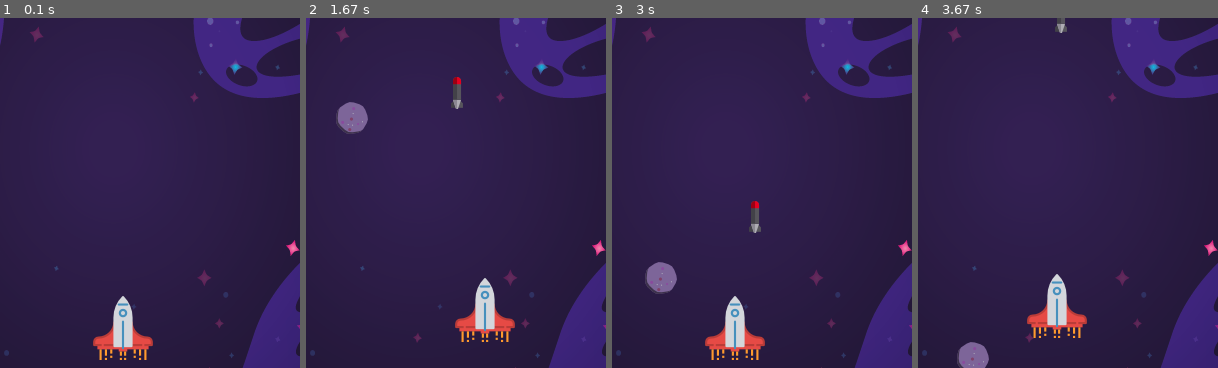
Above: before the commit, frames 1-4 (left to right).
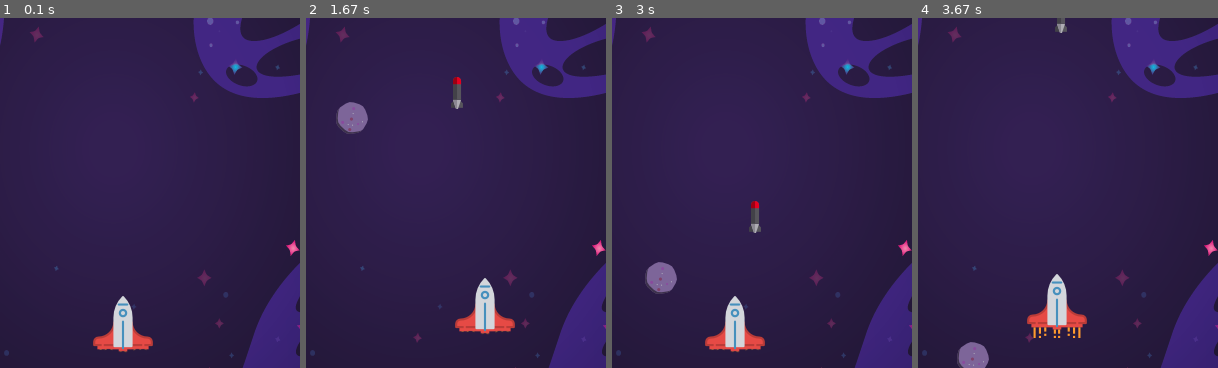
Above: after the commit, the same moments.

Repository: skanderborgi/SimpleGame-Pygame
Game: pygame game, started from main.py
Same seed, same stepped clock (60 frames per second), same inputs: the game is played once before the commit and once after it.
Inputs:
- Up to frame 1 (0.1 s): no input
- Up to frame 2 (1.67 s): hold Right 0.33-0.8 s; hold Up 0.83-1.13 s; tap Space at 0.9, 1.23, 1.53 s; hold Right 1.17-1.63 s
- Up to frame 3 (3 s): hold Left 1.67-2.2 s; tap Space at 1.73, 2.03, 2.3, 2.63, 2.93 s; hold Down 2.23-2.53 s; hold Left 2.57-2.97 s
- Up to frame 4 (3.67 s): hold Up 3-3.37 s; tap Space at 3.07, 3.47 s; hold Right from 3.4 s (still down)
The pictures show only the part of the screen within x 32-82%, y 32-82%; the shares and areas given below are measured in that part.

The runs differ from the first frame. In frame 1, 0.2% of the frame differs, in the area x 33-49%, y 94-98%; in frame 2, 0.2%; in frame 3, 0.2%; in frame 4, nothing differs.

Commit message:
miniAnimation

Diff:
--- a/main.py
+++ b/main.py
@@ -19,7 +19,7 @@
 icon=pygame.image.load("asteroid.png")
 pygame.display.set_icon(icon)
 #Player:
-playerImg=pygame.image.load("player.png")
+playerImg=pygame.image.load("playerStopped.png")
 playerX=280
 playerY=500
 playerX_change=0
@@ -59,14 +59,19 @@
 		if event.type==pygame.KEYDOWN:
 			if event.key==pygame.K_LEFT:
 				playerX_change=-1
+				playerImg=pygame.image.load("player.png")
 
 			if event.key==pygame.K_RIGHT:
 				playerX_change=1
+				playerImg=pygame.image.load("player.png")
+
 			if event.key==pygame.K_DOWN:
 				playerY_change=1
 
 			if event.key==pygame.K_UP:
 				playerY_change=-1
+				playerImg=pygame.image.load("player.png")
+
 			if event.key==pygame.K_SPACE:
 				if Bullet_state is "hidden":
 					BulletY=playerY
@@ -95,6 +100,8 @@
 			if event.key==pygame.K_LEFT or event.key==pygame.K_RIGHT or event.key==pygame.K_DOWN or event.key==pygame.K_UP:
 				playerX_change=0
 				playerY_change=0
+				playerImg=pygame.image.load("playerStopped.png")
+
 
 
 
Binary file added: playerStopped.png
